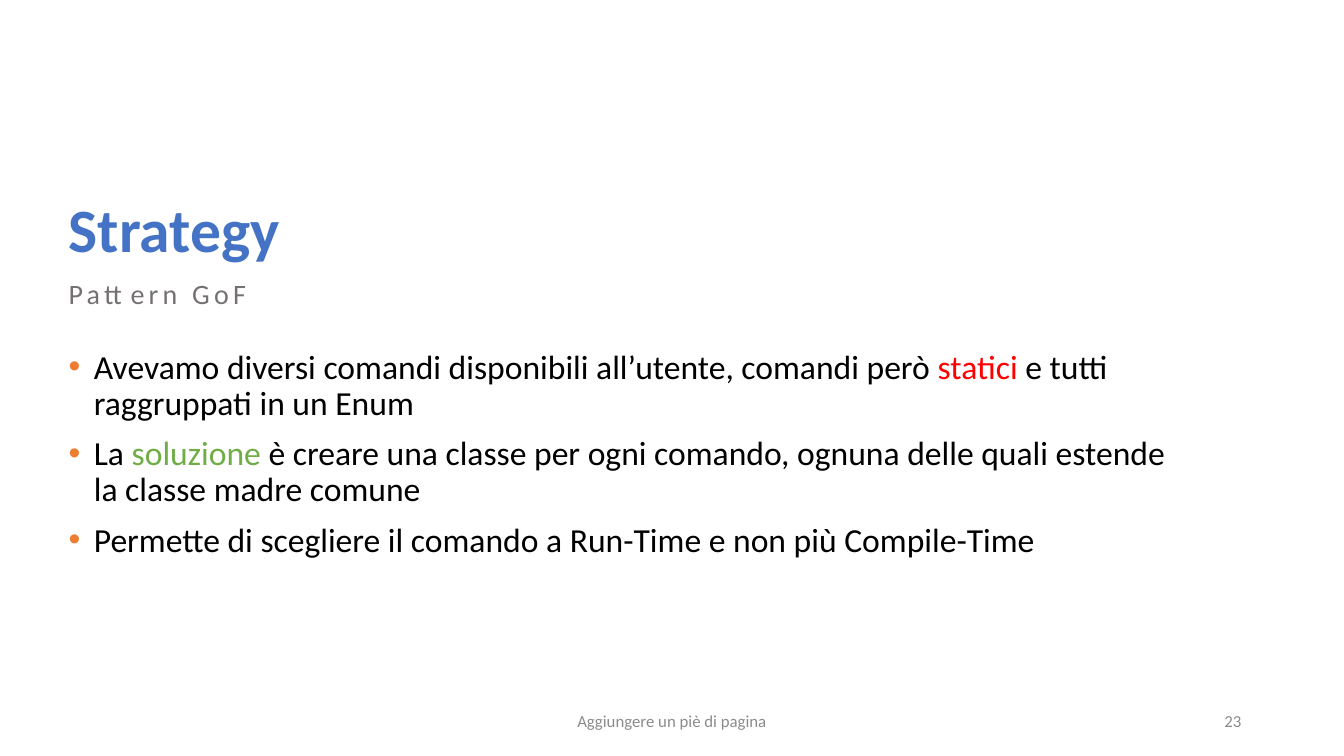
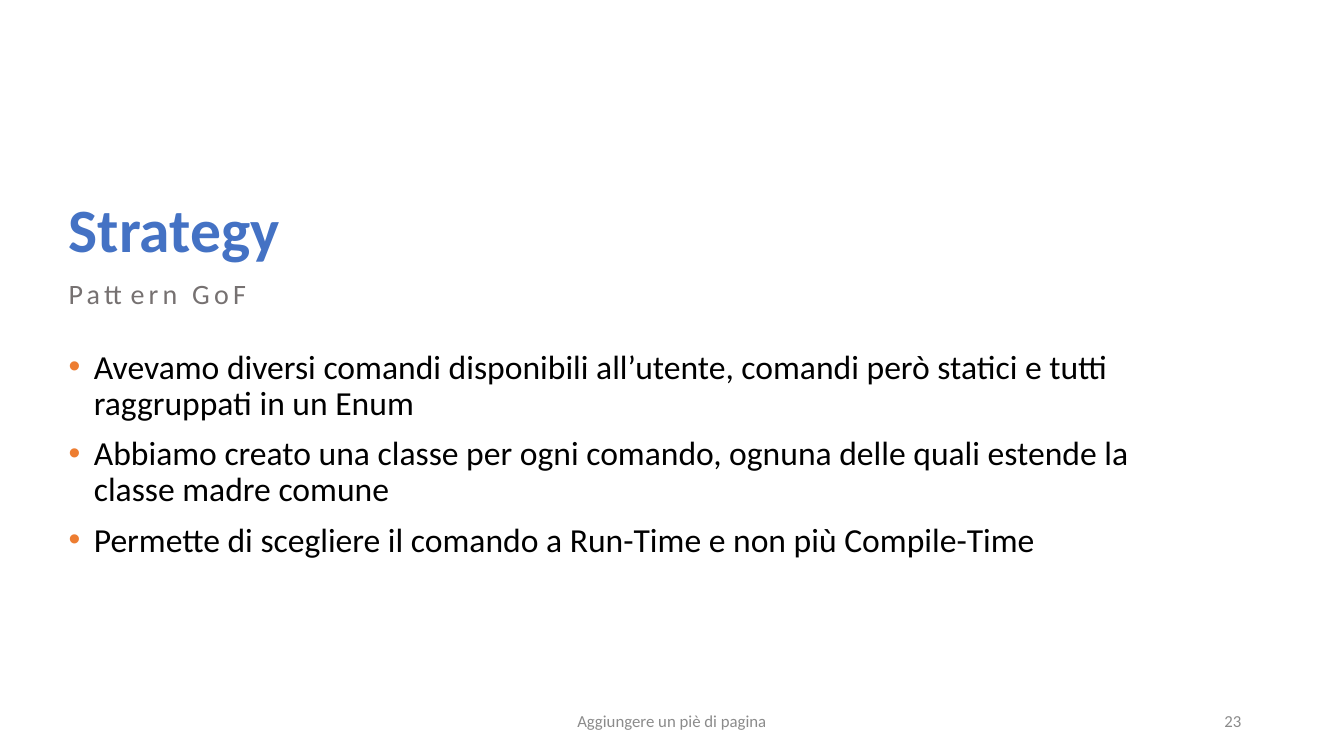
Before and after one commit to salvalai-matteo/EventBookDocumentation, a slide deck: slide 23 of Progetto Ingegneria SW.pptx. Drawn at 1344x756 pixels with LibreOffice and Linux fonts; fonts in the diff are those of the drawing. Boxes give left, top, right and bottom in pixels: in the first picture for what was removed or moved away, otherwise in the second. Text is boxed around its words. In the diff, an @@ line names an element or a change of style, - is before the commit and + after.

```diff
--- a/Progetto Ingegneria SW.pptx
+++ b/Progetto Ingegneria SW.pptx
@@ text at [94,355,1107,421]: text colour #FF0000 to #000000 in "statici" @@
@@ text at [94,441,1128,502]: text changed @@
-• La soluzione è creare una classe per ogni comando, ognuna delle quali estende la classe madre comune
+• Abbiamo creato una classe per ogni comando, ognuna delle quali estende la classe madre comune
```
Also in this commit, not shown: 14 other slides changed, 6 slides added.
